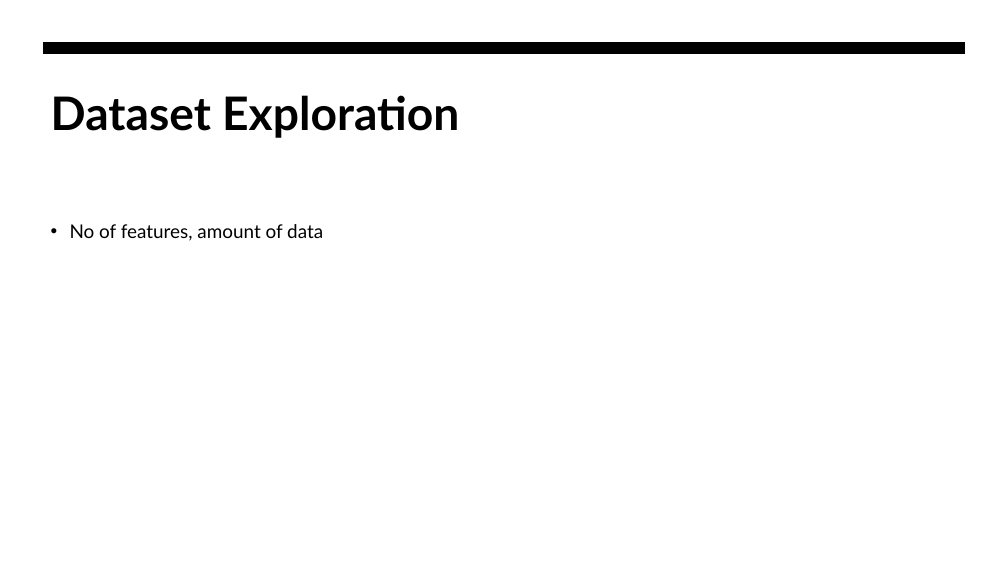
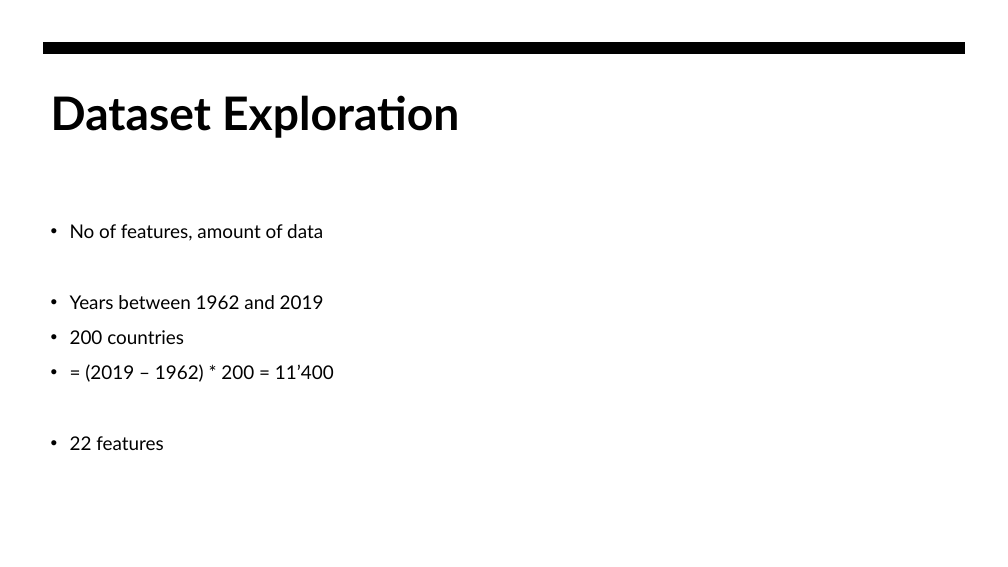
Before and after one commit to WiiLife/Data-project-in-R, a slide deck: slide 4 of ProjectPres.pptx. Drawn at 1008x567 pixels with LibreOffice and Linux fonts; fonts in the diff are those of the drawing. Boxes give left, top, right and bottom in pixels: in the first picture for what was removed or moved away, otherwise in the second. Text is boxed around its words. In the diff, an @@ line names an element or a change of style, - is before the commit and + after.

Commit message:
Added initial images and text (not good yet)

```diff
--- a/ProjectPres.pptx
+++ b/ProjectPres.pptx
@@ text at [70,295,334,450]: paragraphs added @@
+• Years between 1962 and 2019
+• 200 countries
+• = (2019 – 1962) * 200 = 11’400
+• 22 features
```
Also in this commit, not shown: 12 other slides changed, 5 slides added, 1 slide removed.
